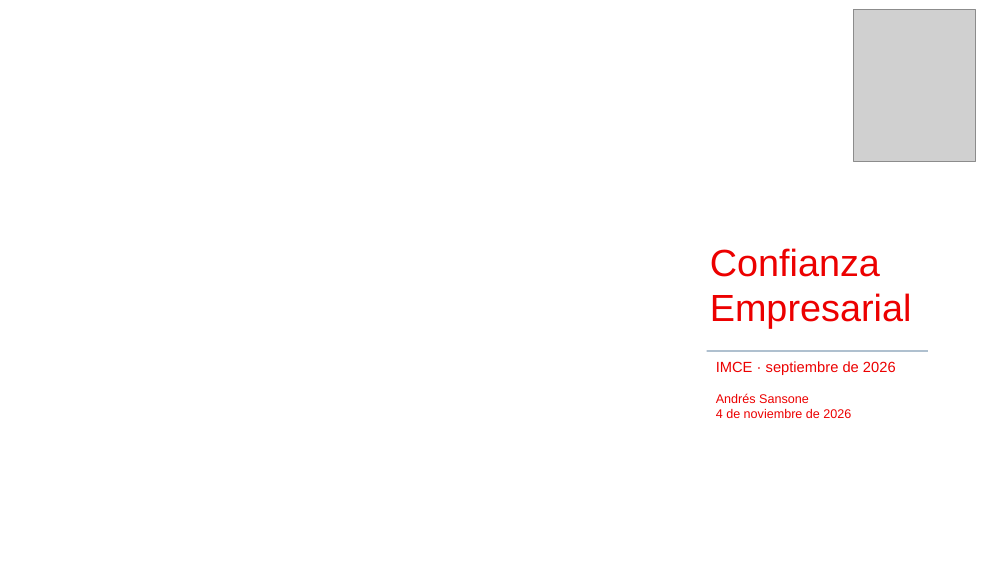
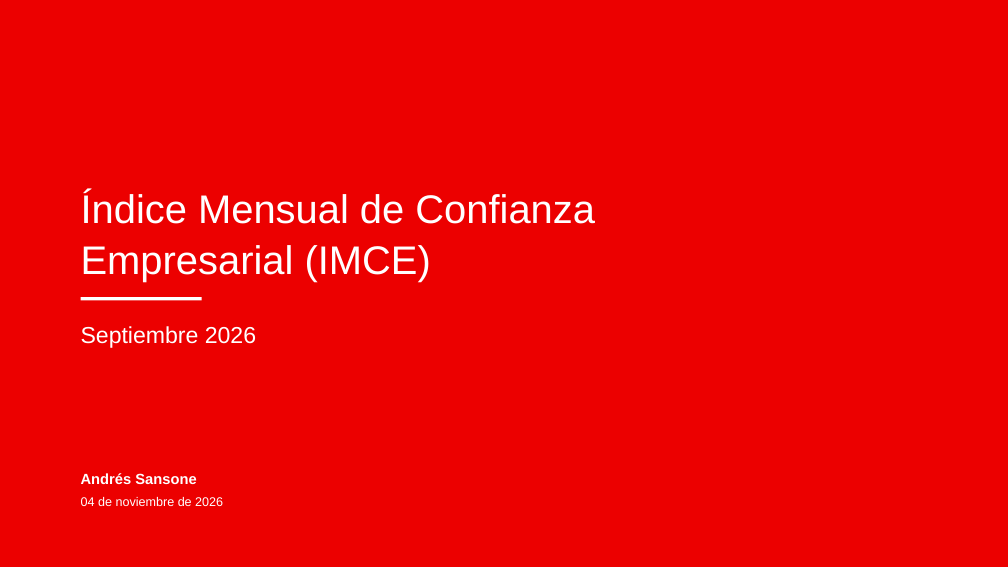
Before and after one commit to cvivanco14/Analista_junior_Santander, a slide deck: slide 1 of imce/Outputs/20261104_Minuta_IMCE.pptx. Drawn at 1008x567 pixels with LibreOffice and Linux fonts; fonts in the diff are those of the drawing; grey boxes stand for pictures; background and template pictures are left out. Boxes give left, top, right and bottom in pixels: in the first picture for what was removed or moved away, otherwise in the second. Text is boxed around its words. In the diff, an @@ line names an element or a change of style, - is before the commit and + after.

```diff
--- a/imce/Outputs/20261104_Minuta_IMCE.pptx
+++ b/imce/Outputs/20261104_Minuta_IMCE.pptx
@@ rectangle added at box(0, 0, 1008, 567), fill #EC0000 @@
@@ picture removed at box(854, 10, 975, 163) @@
@@ text added at box(81, 192, 595, 224), 38 pt, text #FFFFFF @@
+Índice Mensual de Confianza
@@ text at box(81, 245, 431, 283): text changed; size 36 to 38 pt; text colour #EC0000 to #FFFFFF @@
-Confianza
-Empresarial
+Empresarial (IMCE)
@@ rectangle: place and size @@
-rectangle at box(707, 351, 929, 352)
+rectangle at box(81, 297, 202, 300)
@@ rectangle at box(81, 297, 202, 300): fill #1F4E79 to #FFFFFF @@
@@ text at box(81, 326, 256, 348): text changed; size 14 to 22 pt; text colour #EC0000 to #FFFFFF @@
-IMCE · septiembre de 2026
+Septiembre 2026
@@ text at box(716, 409, 851, 418): paragraph removed @@
-4 de noviembre de 2026
@@ text "Andrés Sansone": place and size @@
-text "Andrés Sansone" at box(716, 393, 851, 418)
+text "Andrés Sansone" at box(81, 473, 196, 484)
@@ text "Andrés Sansone" at box(81, 473, 196, 484): size 12 to 14 pt, text colour #EC0000 to #FFFFFF, bold on @@
@@ text added at box(81, 497, 223, 506), 12 pt, text #FFFFFF @@
+04 de noviembre de 2026
```
Also in this commit, not shown: 12 other slides changed, 6 other files.
